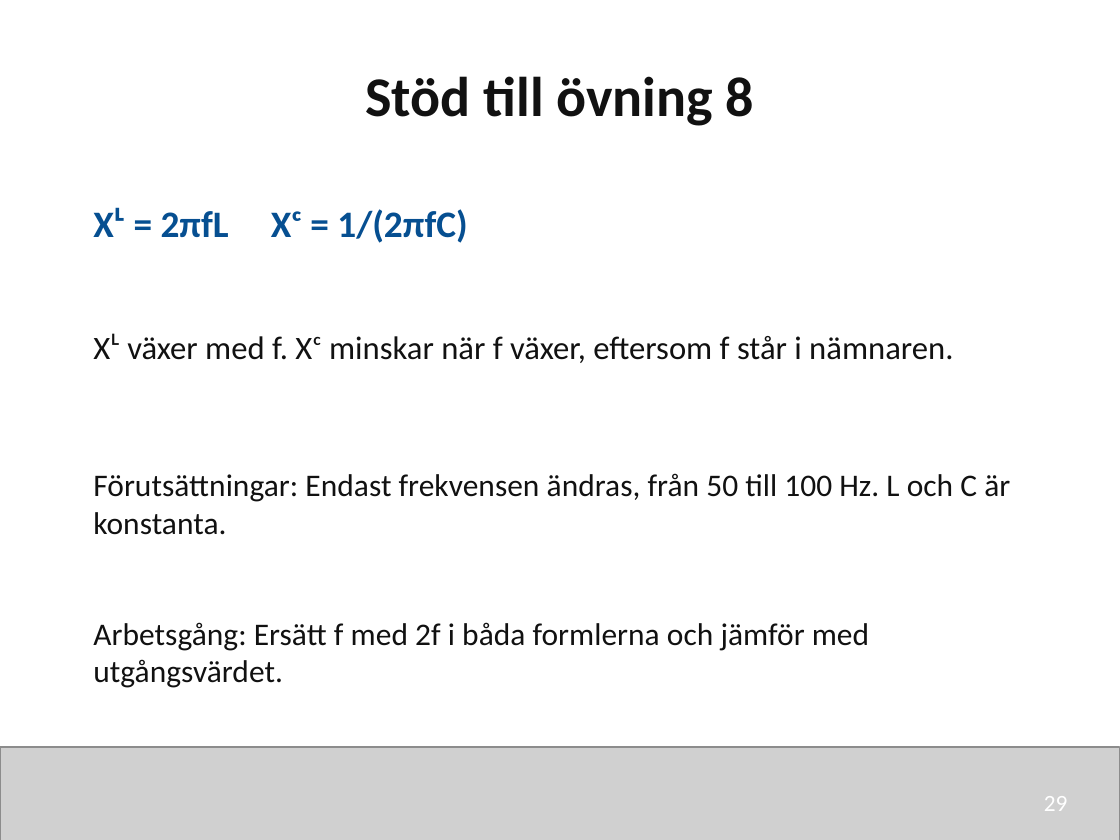
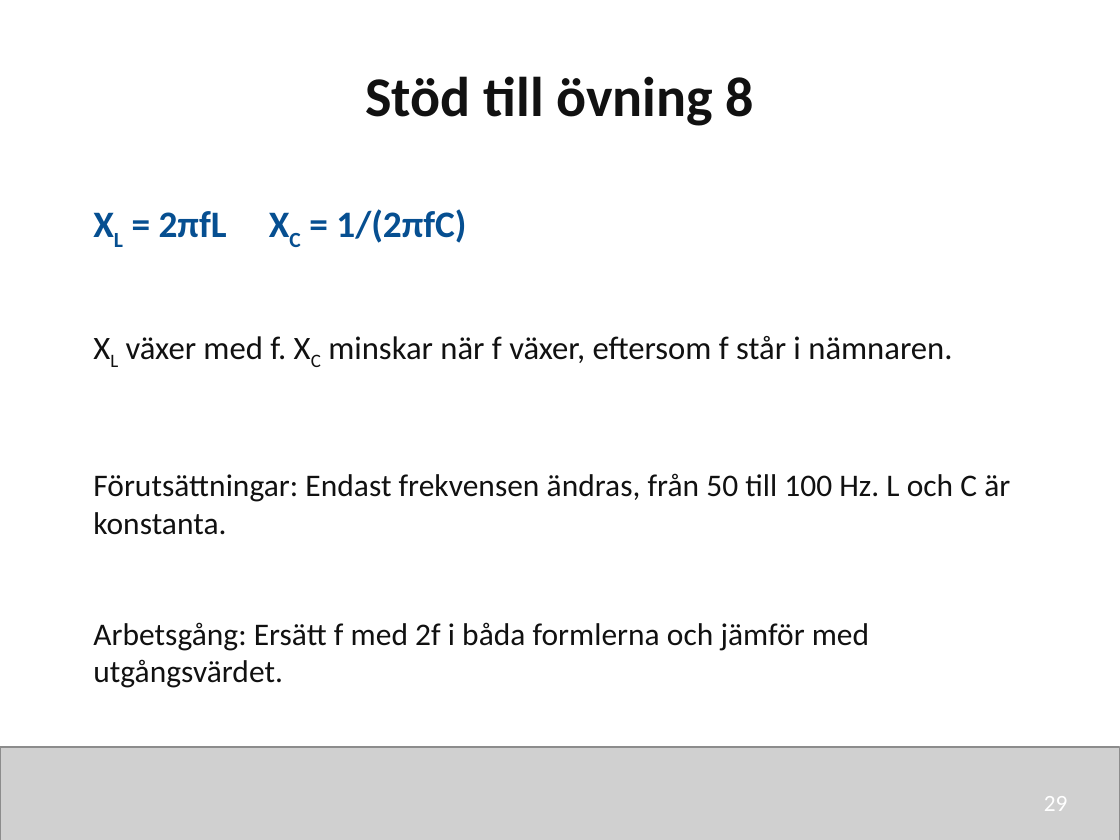
Before and after one commit to nj22az/nj22az.github.io, a slide deck: slide 29 of sjoskolan/vecka-40/aktuell/v40_02_Reaktans_och_impedans_elev.pptx. Drawn at 1120x840 pixels with LibreOffice and Linux fonts; fonts in the diff are those of the drawing; grey boxes stand for pictures. Boxes give left, top, right and bottom in pixels: in the first picture for what was removed or moved away, otherwise in the second. Text is boxed around its words. In the diff, an @@ line names an element or a change of style, - is before the commit and + after.

```diff
--- a/sjoskolan/vecka-40/aktuell/v40_02_Reaktans_och_impedans_elev.pptx
+++ b/sjoskolan/vecka-40/aktuell/v40_02_Reaktans_och_impedans_elev.pptx
@@ text at (x1=159, y1=209, x2=466, y2=243): text changed @@
-Xᴸ = 2πfL Xᶜ = 1/(2πfC)
+XL = 2πfL XC = 1/(2πfC)
@@ text at (x1=126, y1=336, x2=952, y2=363): text changed @@
-Xᴸ växer med f. Xᶜ minskar när f växer, eftersom f står i nämnaren.
+XL växer med f. XC minskar när f växer, eftersom f står i nämnaren.
```
Also in this commit, not shown: 28 other slides changed, 12 other files.
